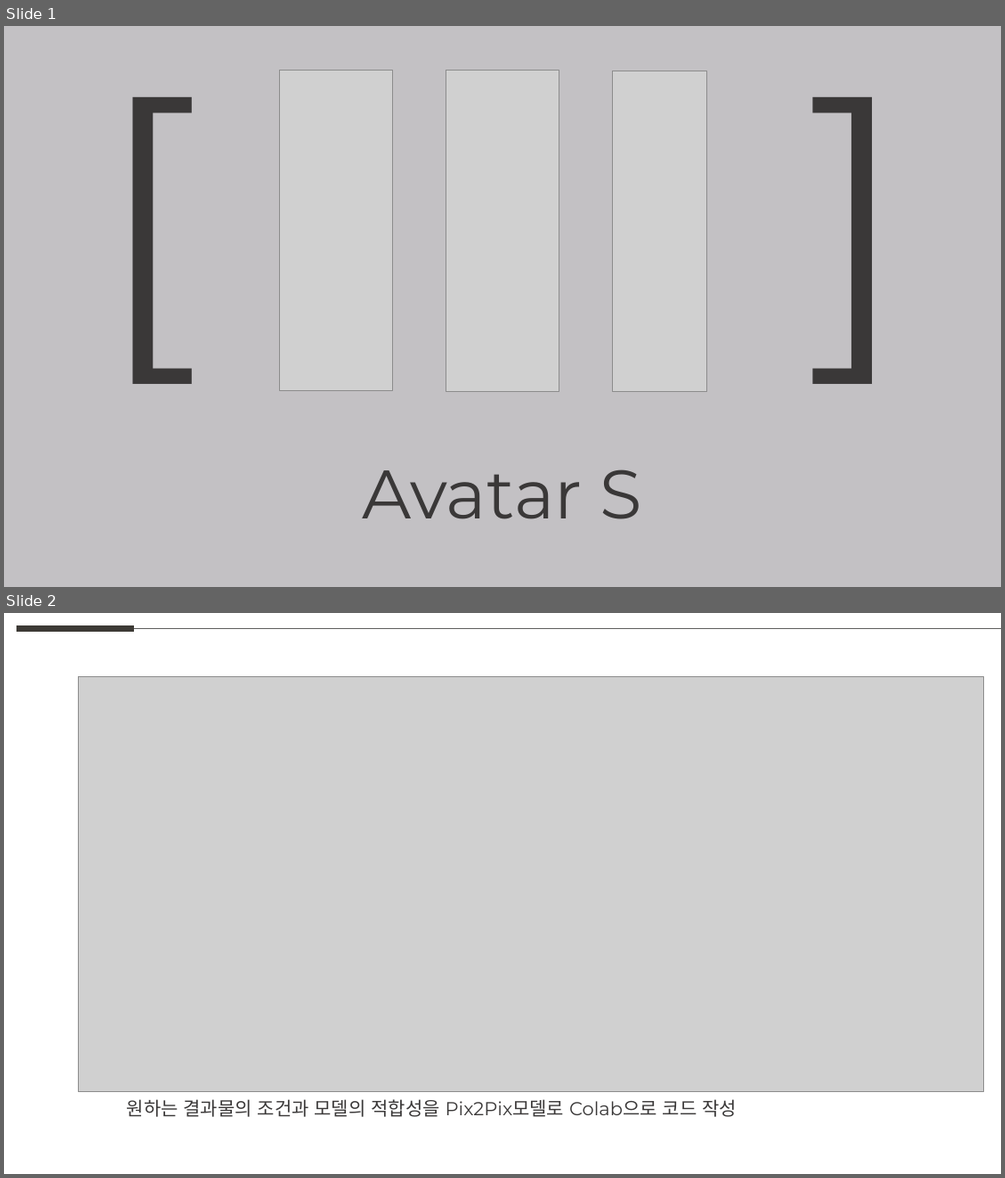
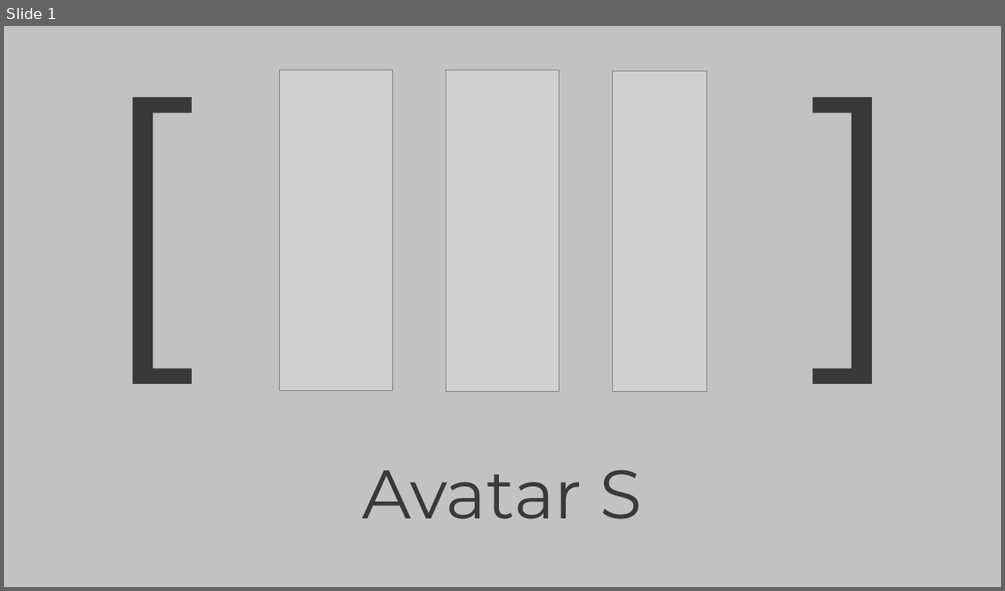
Before and after one commit to weaknessHero/Project_AvatarS, a slide deck: 발표자료/업데이트/LJHPPT.pptx. Shown one above the other, each under a label of ours: slides 1 and 2 before the commit, slide 1 after it. The pictures are 1005x1178 and 1005x591 pixels, drawn with LibreOffice and Linux fonts; fonts in the diff are those of the drawing; grey boxes stand for pictures. Boxes give left, top, right and bottom in pixels: in the first picture for what was removed or moved away, otherwise in the second. Text is boxed around its words. In the diff, an @@ line names an element or a change of style, - is before the commit and + after.

```diff
--- a/발표자료/업데이트/LJHPPT.pptx
+++ b/발표자료/업데이트/LJHPPT.pptx
@@ slide 2 removed at (4, 613, 1001, 1174), background #FFFFFF @@
@@ line removed from (16, 629) to (134, 629) @@
@@ line removed from (134, 629) to (1001, 629) @@
@@ picture removed at (79, 676, 985, 1092) @@
@@ text removed at (127, 1099, 736, 1117) @@
-원하는 결과물의 조건과 모델의 적합성을 Pix2Pix모델로 Colab으로 코드 작성
```
Also in this commit, not shown: 1 slide added, 1 other file.
